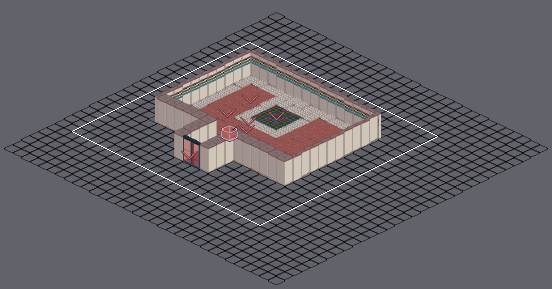
Tiled map (JSON): src/map/floor1-tut-entrance.json. The picture above shows the old version from afar; the outline marks the close-up.
Close-up. Before:
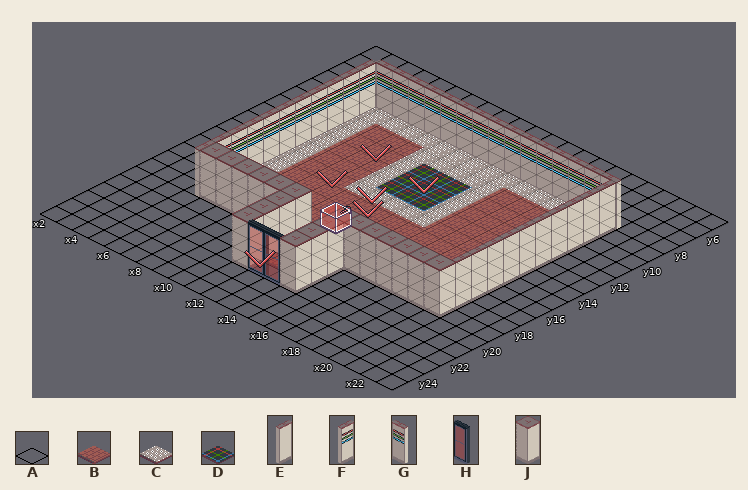
Cells are 32x16 px. Isometric: x runs down to the right, y down to the left. Shown: x 2..23, y 5..25.
Key: from "floors": A 0, B 11, C 14, D 15; from "walls": E 0, F 3, G 4, H 14, J 15.
_ is an empty cell.
Layer "Tiles" before, first column x 2:
 5 AAAAAAAAAAAAAAAAAAAAAA
 6 AAAAAAAAAAAAAAAAAAAAAA
 7 AAAAAAAAAAAAAAAAAAAAAA
 8 AAAAGGGGGGGGGGGGGGGAAA
 9 AAAFCCCCCCCCCCCCCCEAAA
10 AAAFCBBBCCCCCBBBBBEAAA
11 AAAFCBBBCDDDCBBBBBEAAA
12 AAAFCBBBCDDDCBBBBAEAAA
13 AAAFCBBBCDDDCBBBBAEAAA
14 AAAFCBBBCCCCCBBBBAEAAA
15 AAAFCBBBBBBBBBBBBAEAAA
16 AAAFCBBBBBBBBBBBBBEAAA
17 AAAFCBBBBBBBBBBBBBEAAA
18 AAAFCBBBBBBBBBBBBBEAAA
19 AAAEJJJJJJBBJJJJJJJAAA
20 AAAAAAAAAJBBJAAAAAAAAA
21 AAAAAAAAAJBBJAAAAAAAAA
22 AAAAAAAAAJHHJAAAAAAAAA
23 AAAAAAAAAAAAAAAAAAAAAA
24 AAAAAAAAAAAAAAAAAAAAAA
25 AAAAAAAAAAAAAAAAAAAAAA
And afterwards:
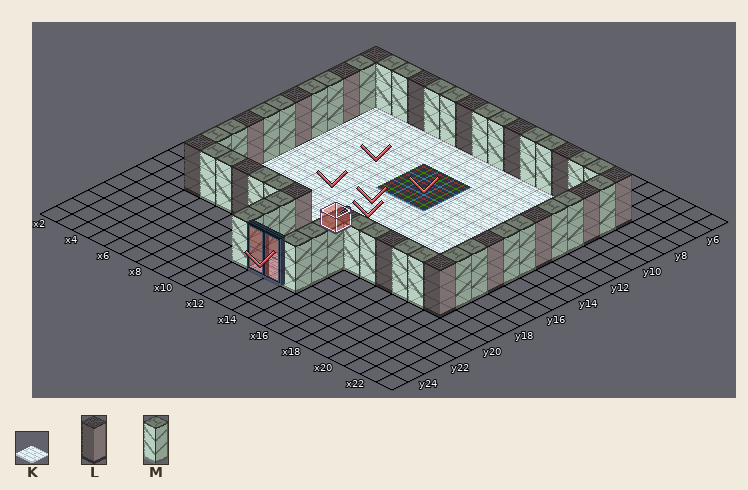
Further tiles: from "floors": K 20; from "walls": L 32, M 35.
Tiles of an added or newly shown layer are drawn over the layers below it.
The exact change:
Changed rows in their new state; . is an unchanged cell.
Layer "Tiles":
first column x 5:
 8 LMMLMMLMMLMMLMML
 9 MKKKKKKKKKKKKKKM
10 LKKKKKKKKKKKKKKL
11 MKKKKK...KKKKKKM
12 MKKKKK...KKKKK.M
13 LKKKKK...KKKKK.L
14 MKKKKKKKKKKKKK.M
15 MKKKKKKKKKKKKK.M
16 LKKKKKKKKKKKKKKL
17 MKKKKKKKKKKKKKKM
18 MKKKKKKKKKKKKKKM
19 LMMLMMLKKLMMLMML
20 ......MKKM......
21 ......MKKM......
22 ......MKKM......
Layer "Tiles2" (added):
first column x 12:
22 HH
